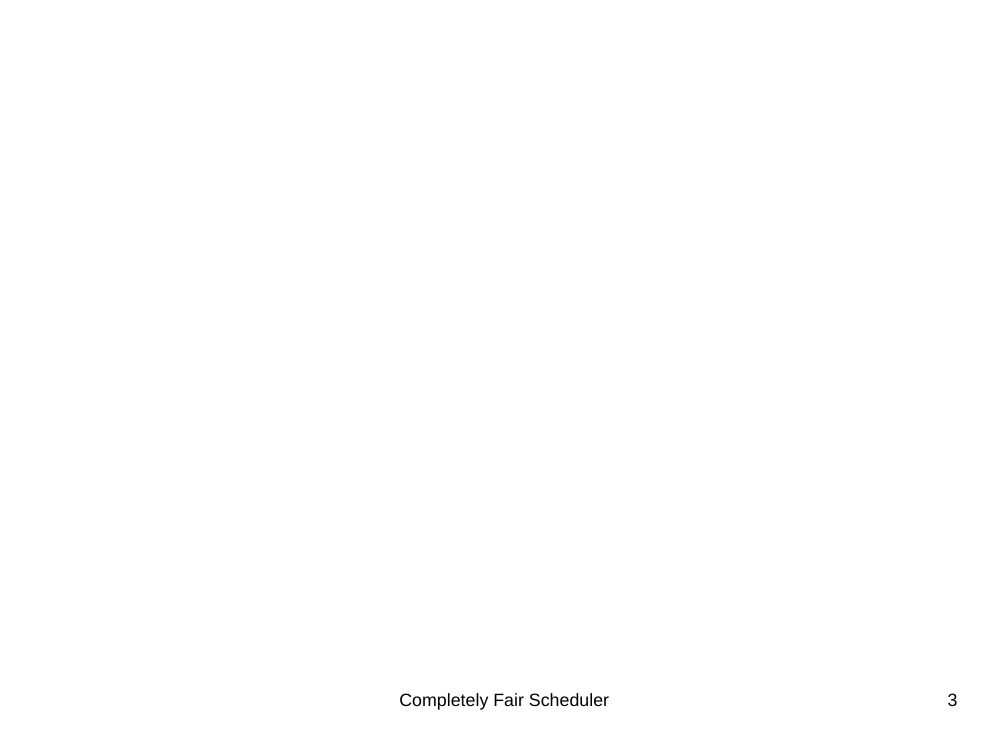
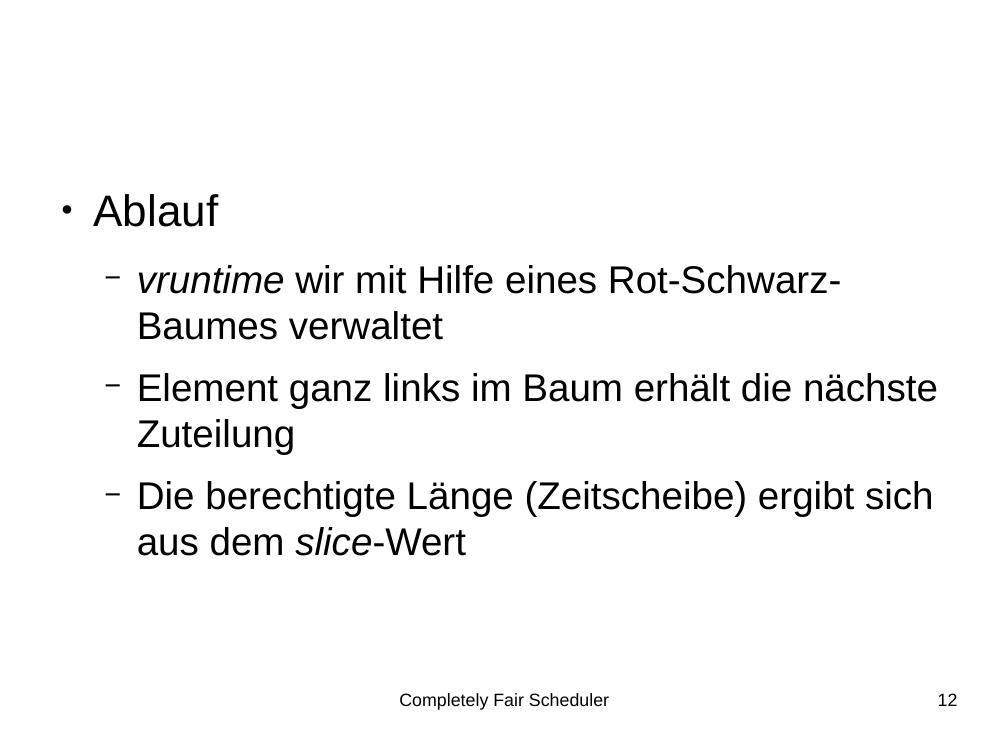
Before and after one commit to SeminararbeitCFS/main, a slide deck: slide 12 of vortrag/vortrag_CFS.odp (slide 3 before the commit). Drawn at 1008x756 pixels with LibreOffice and Linux fonts; fonts in the diff are those of the drawing; background and template pictures are left out. Boxes give left, top, right and bottom in pixels: in the first picture for what was removed or moved away, otherwise in the second. Text is boxed around its words. In the diff, an @@ line names an element or a change of style, - is before the commit and + after.

```diff
--- a/vortrag/vortrag_CFS.odp
+++ b/vortrag/vortrag_CFS.odp
@@ text added at bbox=[94, 194, 938, 556], 30.4 pt, text #000000 @@
+● Ablauf
+  − vruntime wir mit Hilfe eines Rot-Schwarz-Baumes verwaltet
+  − Element ganz links im Baum erhält die nächste Zuteilung
+  − Die berechtigte Länge (Zeitscheibe) ergibt sich aus dem slice-Wert
@@ page number at bbox=[938, 693, 958, 706]: text changed @@
-3
+12
```
Also in this commit, not shown: 1 other slide changed, 9 slides added.
